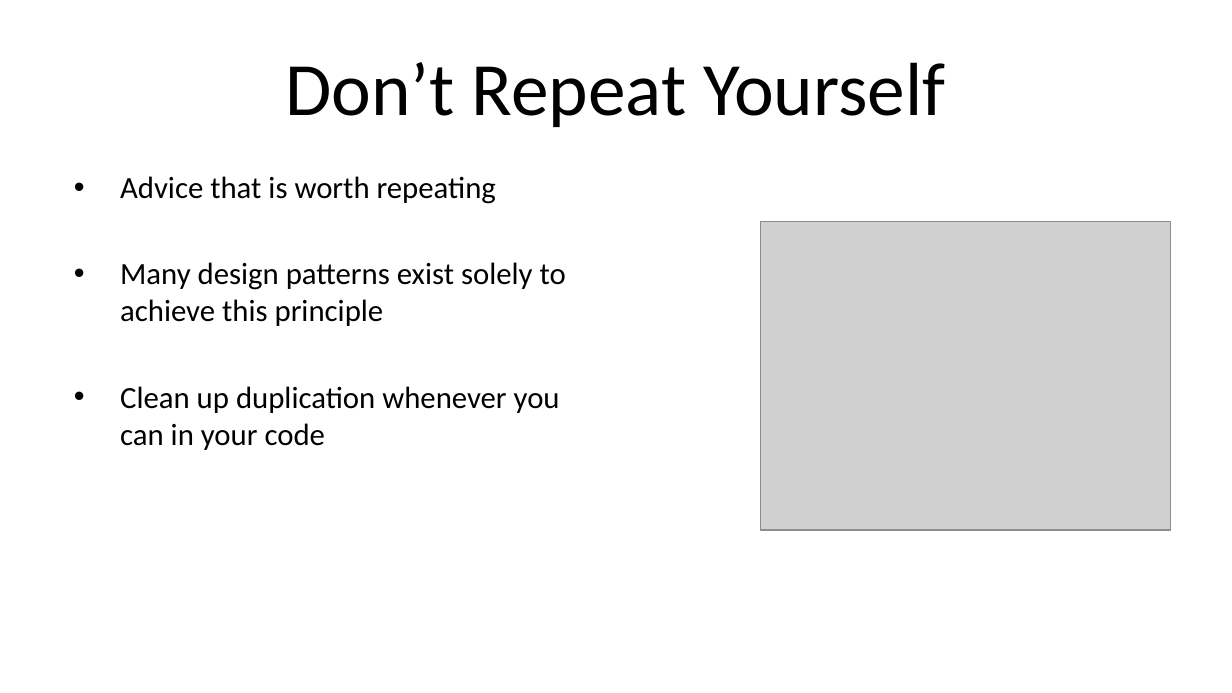
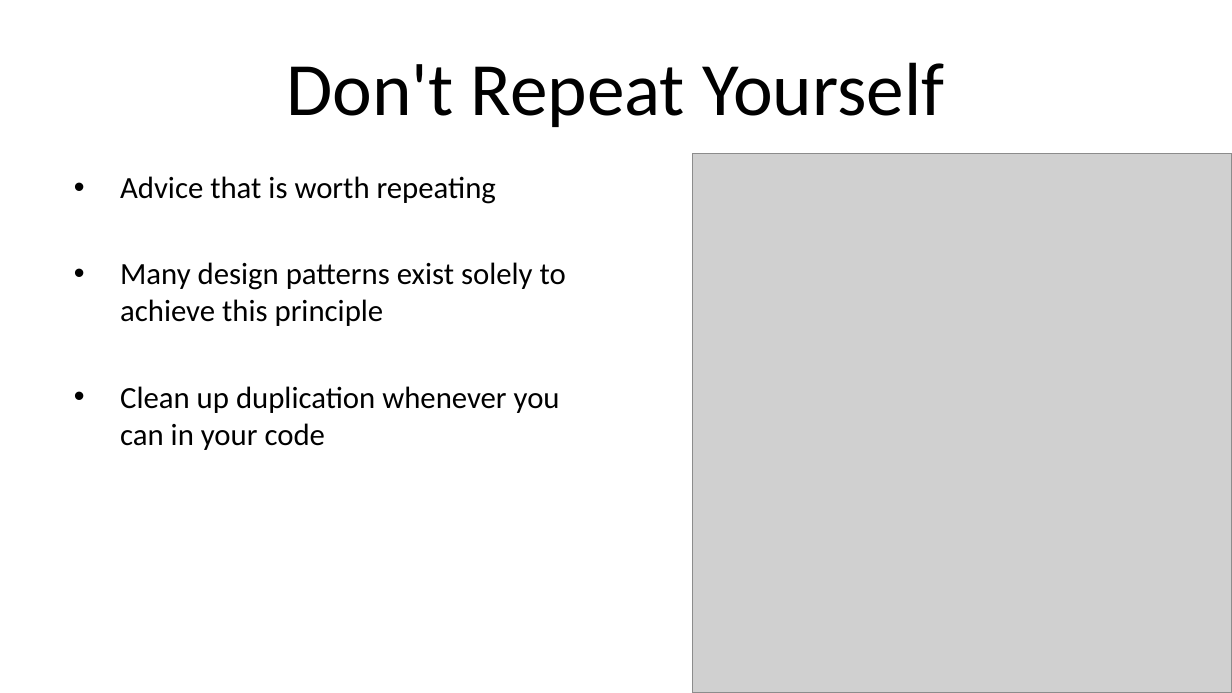
Before and after one commit to HudsonSC/CodeMash-2015-Precompiler-Workshop, a slide deck: slide 15 of 02-Principles.pptx. Drawn at 1232x693 pixels with LibreOffice and Linux fonts; fonts in the diff are those of the drawing; grey boxes stand for pictures; background and template pictures are left out. Boxes give left, top, right and bottom in pixels: in the first picture for what was removed or moved away, otherwise in the second. Text is boxed around its words. In the diff, an @@ line names an element or a change of style, - is before the commit and + after.

```diff
--- a/02-Principles.pptx
+++ b/02-Principles.pptx
@@ title at (x1=286, y1=62, x2=944, y2=127): text changed @@
-Don’t Repeat Yourself
+Don't Repeat Yourself
@@ picture resized from (x1=760, y1=222, x2=1170, y2=531) to (x1=692, y1=154, x2=1232, y2=693) @@
```
Also in this commit, not shown: 14 other slides changed.
